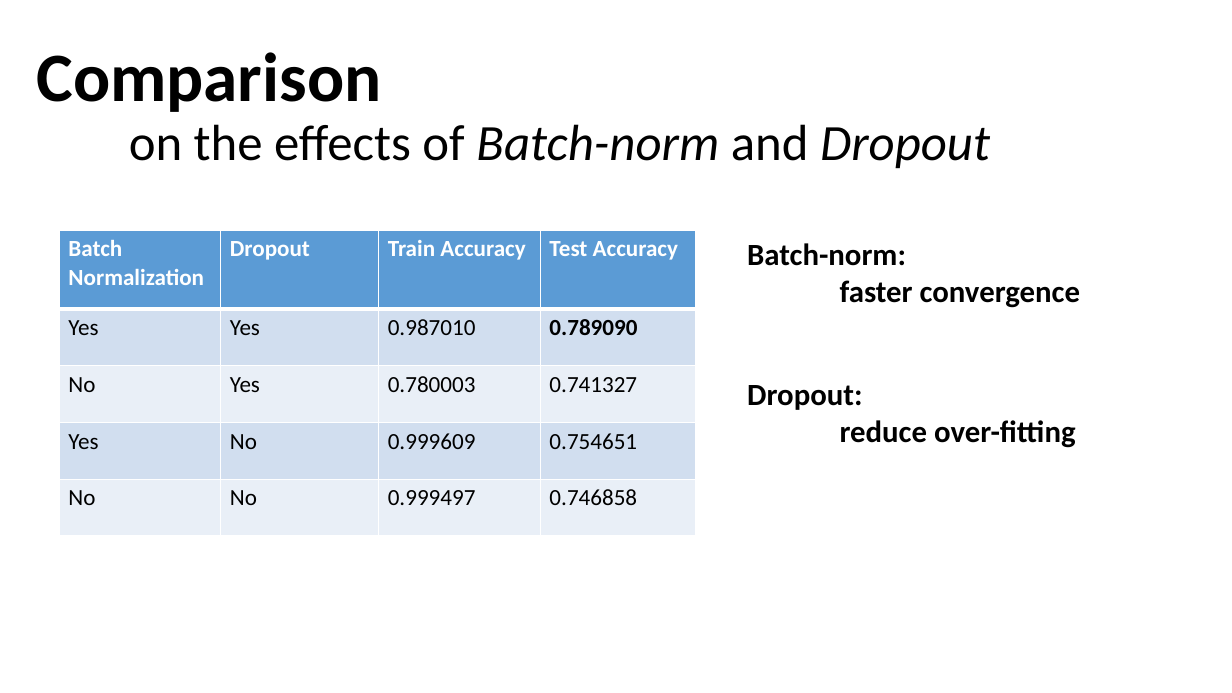
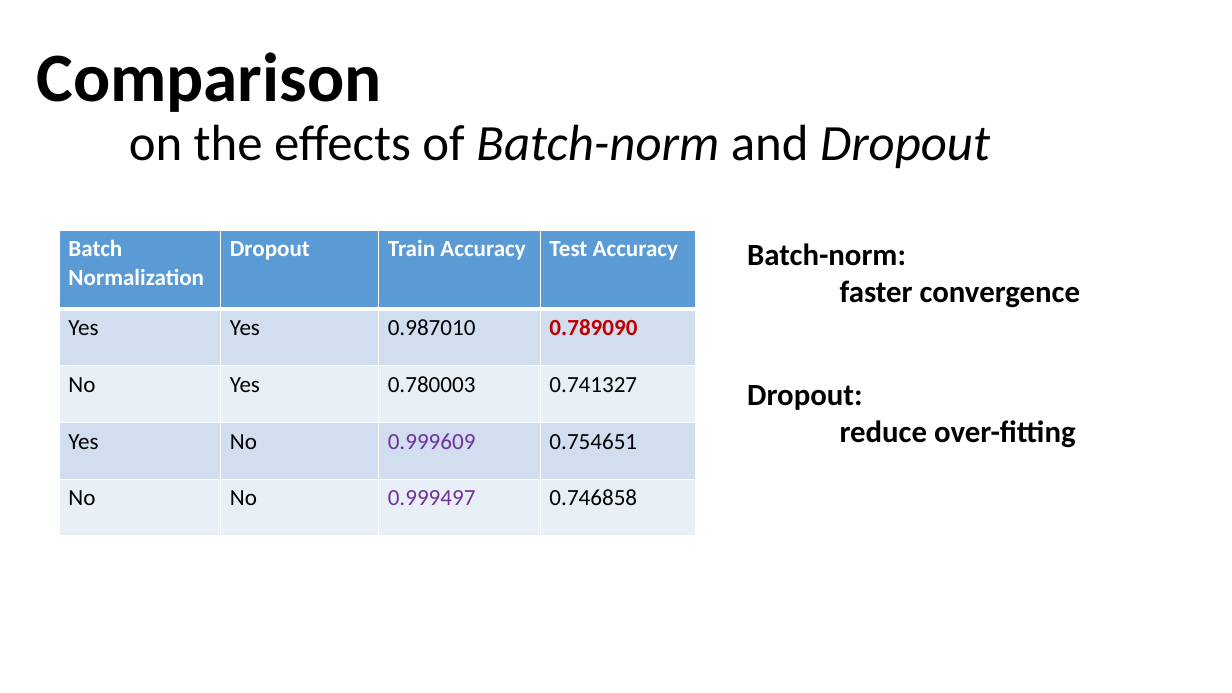
Before and after one commit to stevehuanghe/whats-cooking, a slide deck: slide 7 of doc/presentation_nn/nn_pre.pptx. Drawn at 1232x693 pixels with LibreOffice and Linux fonts; fonts in the diff are those of the drawing. Boxes give left, top, right and bottom in pixels: in the first picture for what was removed or moved away, otherwise in the second. Text is boxed around its words. In the diff, an @@ line names an element or a change of style, - is before the commit and + after.

Commit message:
update nn_pre

```diff
--- a/doc/presentation_nn/nn_pre.pptx
+++ b/doc/presentation_nn/nn_pre.pptx
@@ table at box(59, 230, 696, 536) @@
@@ text colour #000000 to #C00000 in "0.789090" @@
@@ text colour #000000 to #7030A0 in "0.999609", "0.999497" @@
```
